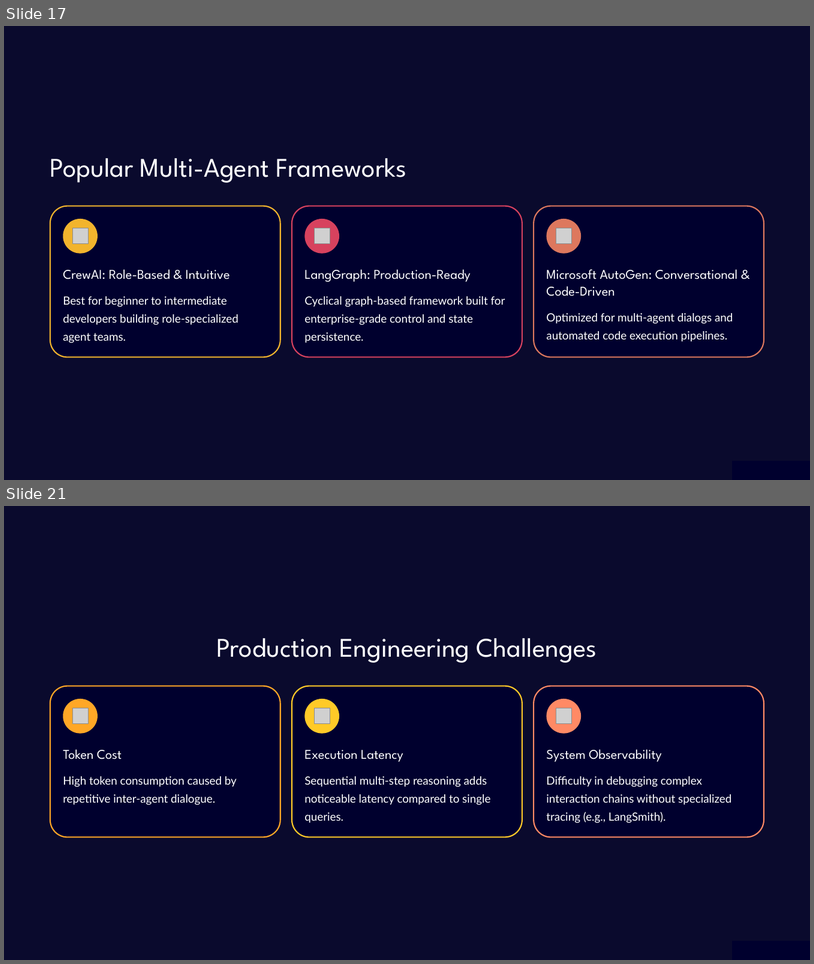
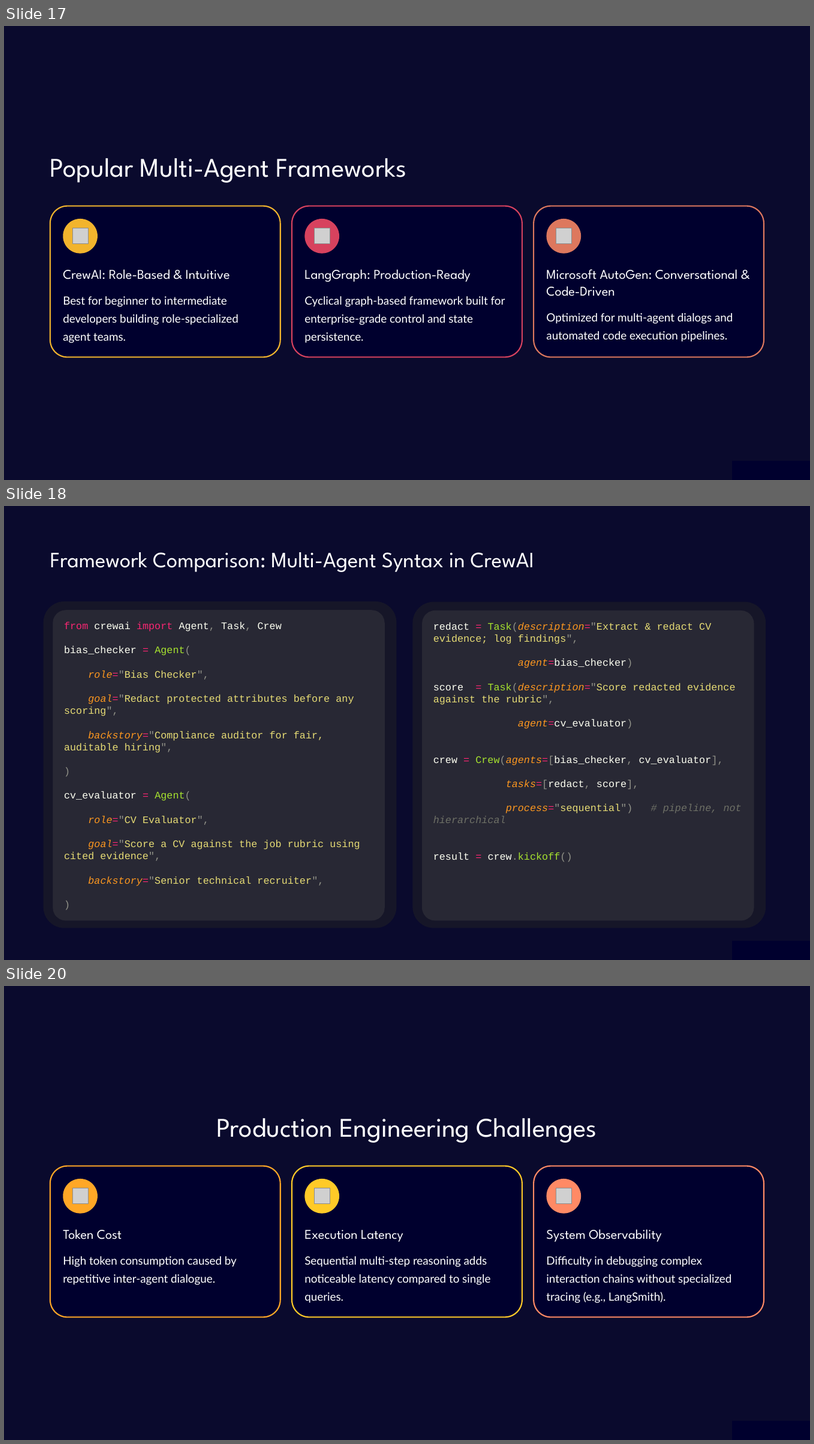
Before and after one commit to NadaNaguib/hr-screening-copilot, a slide deck: teaching/Multi-Agent-Orchestration.pptx. Shown one above the other, each under a label of ours: slides 17 and 21 before the commit, slides 17, 18 and 20 after it; the slides between them are not shown. The pictures are 814x964 and 814x1444 pixels, drawn with LibreOffice and Linux fonts; fonts in the diff are those of the drawing; grey boxes stand for pictures; background and template pictures are left out; a plain dark background stands for a picture behind light text. Boxes give left, top, right and bottom in pixels: in the first picture for what was removed or moved away, otherwise in the second. Text is boxed around its words. In the diff, an @@ line names an element or a change of style, - is before the commit and + after.

Commit message:
docs(all): align repository documentation and teaching pack with CVera architecture
- Update presentation slides in teaching/ to match 4-stage pipeline
- Refine LangGraph typed state snippets and clean up slide copy
- Sync documentation files with repository requirements

Closes #16

```diff
--- a/teaching/Multi-Agent-Orchestration.pptx
+++ b/teaching/Multi-Agent-Orchestration.pptx
@@ slide 18 added at (x1=4, y1=506, x2=810, y2=960), background picture (left out); not listed: 1 template element that a slide beside it also shows @@
@@ text added at (x1=50, y1=552, x2=534, y2=572), 26 pt, text #FFFFFF @@
+Framework Comparison: Multi-Agent Syntax in CrewAI
@@ rounded rectangle added at (x1=44, y1=601, x2=396, y2=928), fill #1B1B27 at 75% opacity @@
@@ rounded rectangle added at (x1=53, y1=610, x2=385, y2=921), fill #282834 @@
@@ rounded rectangle added at (x1=413, y1=601, x2=766, y2=928), fill #1B1B27 at 75% opacity @@
@@ rounded rectangle added at (x1=423, y1=610, x2=755, y2=921), fill #282834 @@
@@ text added at (x1=64, y1=622, x2=360, y2=886), 12 pt, text #E6DB74 @@
+from crewai import Agent, Task, Crew
+bias_checker = Agent(
+role="Bias Checker",
+goal="Redact protected attributes before any scoring",
+backstory="Compliance auditor for fair, auditable hiring",
+)
+cv_evaluator = Agent(
+role="CV Evaluator",
+goal="Score a CV against the job rubric using cited evidence",
+backstory="Senior technical recruiter",
+)
@@ text added at (x1=434, y1=622, x2=736, y2=862), 12 pt, text #FDFFF1 @@
+redact = Task(description="Extract & redact CV evidence; log findings",
+agent=bias_checker)
+score = Task(description="Score redacted evidence against the rubric",
+agent=cv_evaluator)
+crew = Crew(agents=[bias_checker, cv_evaluator],
+tasks=[redact, score],
+process="sequential") # pipeline, not hierarchical
+result = crew.kickoff()
@@ rectangle added at (x1=733, y1=940, x2=810, y2=960), fill #00002E @@
@@ what was slide 21 is now slide 20 @@
```
Also in this commit, not shown: 1 slide changed, 3 other slides added, 5 slides removed, 1 other file.
